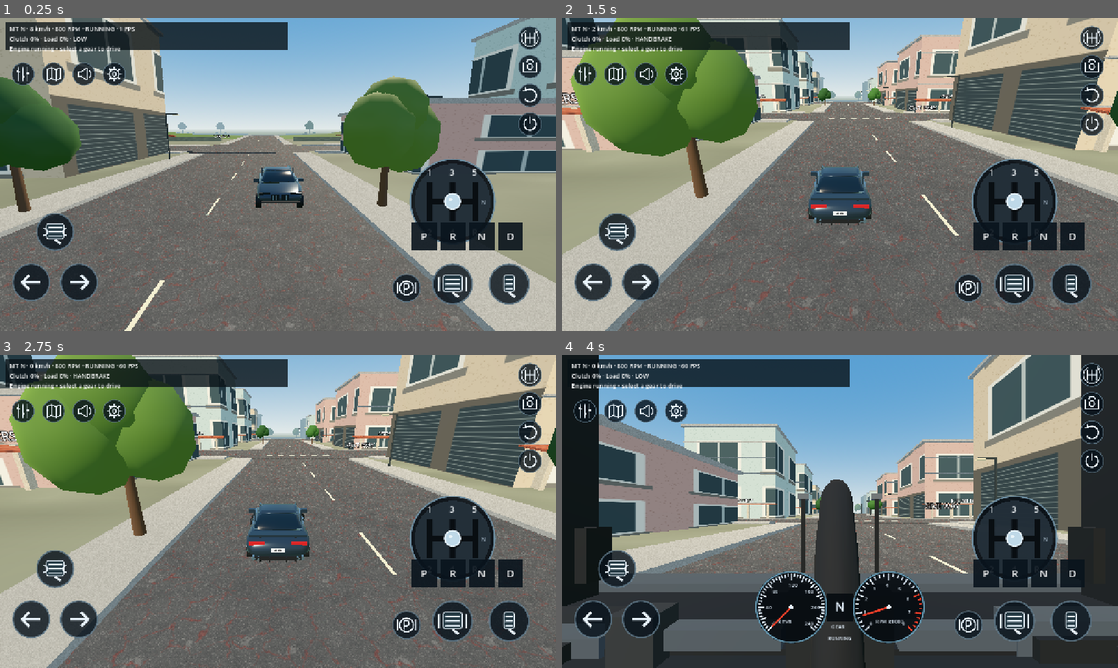
Above: before the commit, frames 1-4 (two rows, left to right).
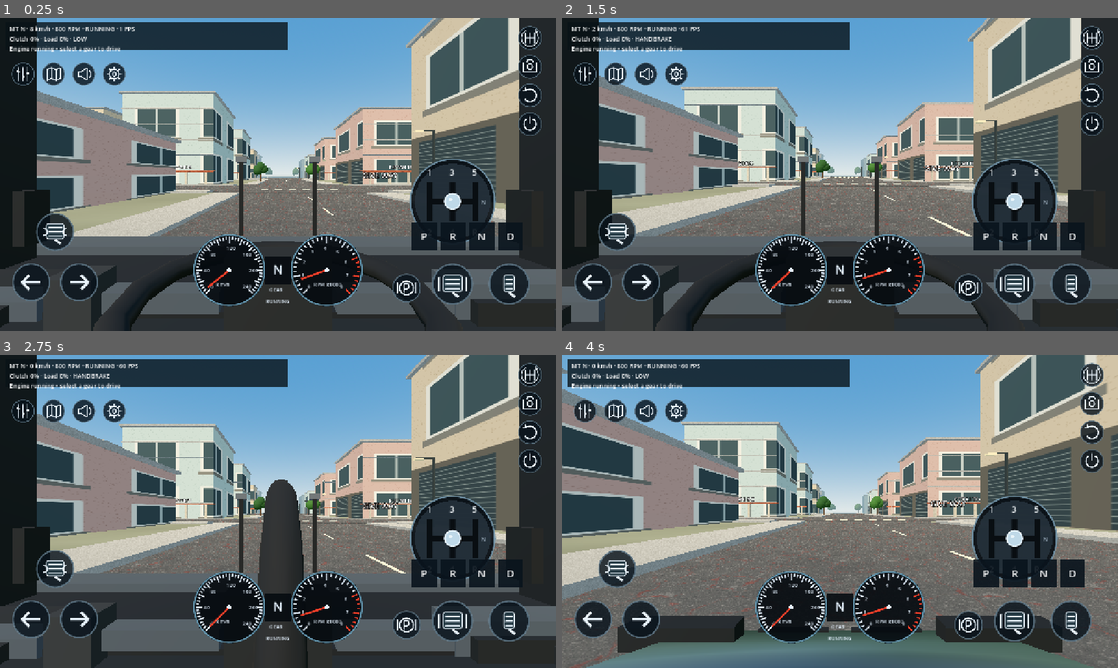
Above: after the commit, the same moments.

Repository: Mhd-Azeem/WebToApp
Game: Godot game, scene res://scenes/main.tscn
Same seed, same stepped clock (60 frames per second), same inputs: the game is played once before the commit and once after it.
Inputs (mouse positions are in pixels of both pictures, inside the frame that each line leads up to):
- Up to frame 1 (0.25 s): no input
- Up to frame 2 (1.5 s): tap Enter at 0.5 s; move the mouse to (962, 158) at 0.52 s; hold D 0.53-1.25 s; hold Shift 0.53-1.25 s; click (962, 158) at 0.67 s; tap Space at 0.77 s; drag from (728, 190) to (812, 237) at 1.27 s
- Up to frame 3 (2.75 s): move the mouse to (333, 442) at 2.02 s; hold D from 2.03 s (still down); hold H from 2.03 s (still down)
- Up to frame 4 (4 s): release D at 2.75 s; release H at 2.75 s; drag from (812, 574) to (673, 464) at 2.77 s; move the mouse to (1006, 558) at 3.52 s; hold A from 3.53 s (still down); tap V at 3.6 s; tap Space at 3.77 s

The runs differ from the first frame. In frame 1, 75% of the frame differs, in the area x 0-100%, y 0-100%; in frame 2, 76%; in frame 3, 75%; in frame 4, 38%.
Error in both runs: Invalid assignment of property or key 'visible' with value of type 'bool' on a base object of type 'Nil'. (res://scripts/main.gd:308)

Commit message:
Start Windows and Android in cockpit view by default

Diff:
--- a/az-car-3d/scripts/main.gd
+++ b/az-car-3d/scripts/main.gd
@@ -4,7 +4,7 @@
 var camera: Camera3D
 var hud: Label
 var cockpit := false
-var camera_mode := 0
+var camera_mode := 1
 var gauges: Node2D
 var low_quality := true
 var touch_buttons: Array[TouchScreenButton] = []
